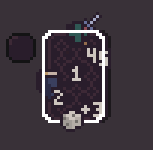
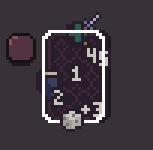
Revision of a layered 153 × 150 image; what changed, layer by layer:
painted on "DeckCountContainer.png" over (6, 36, 36, 66)
